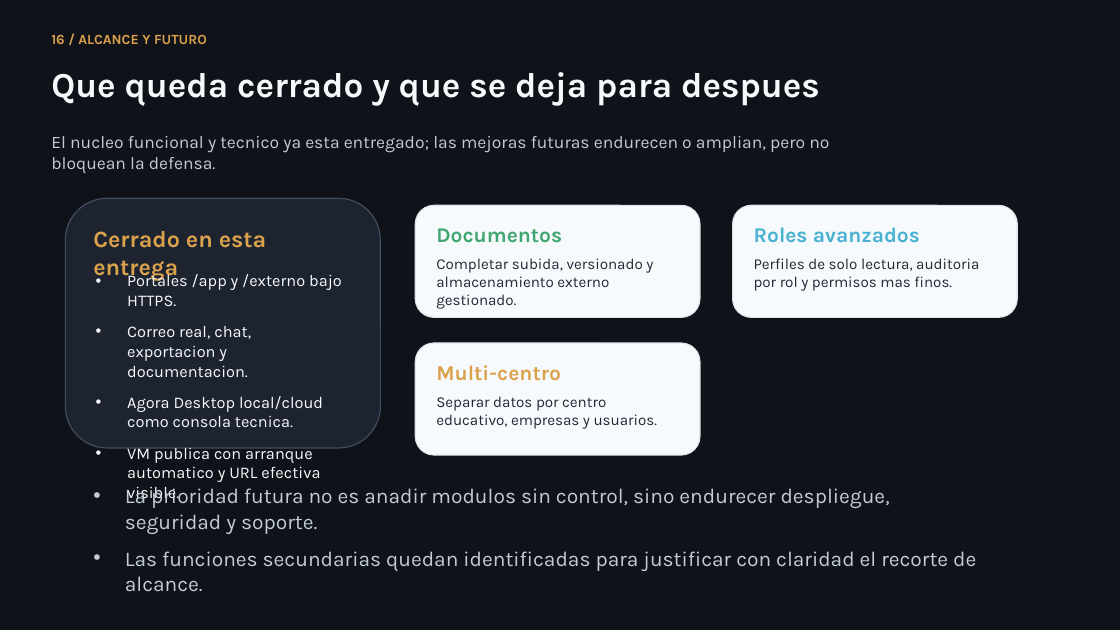
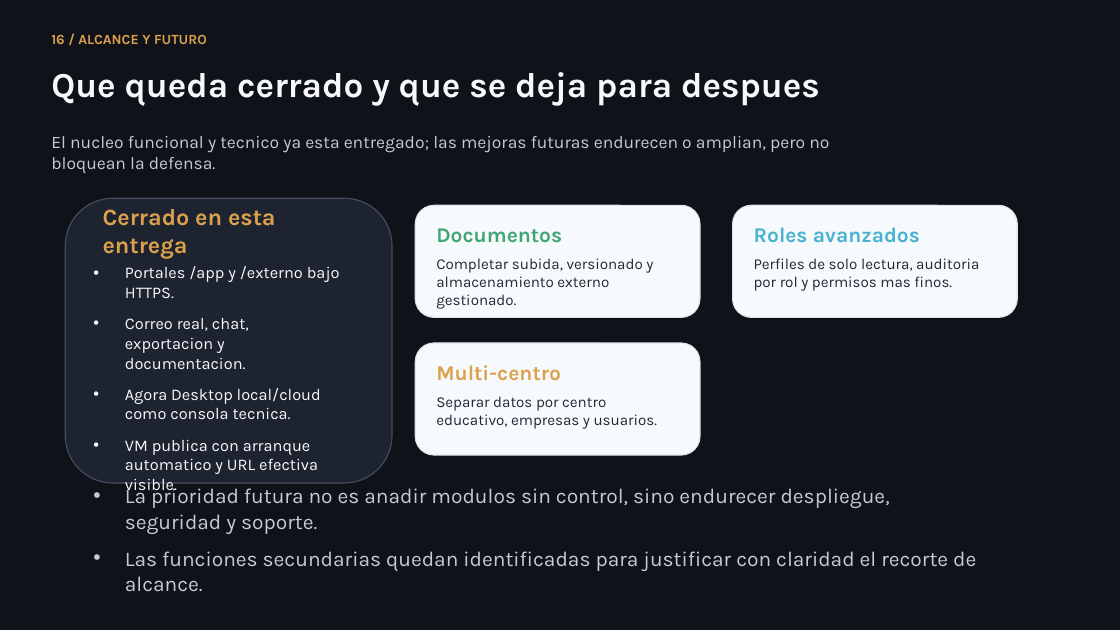
Before and after one commit to lmendez861/TFG-Agora, a slide deck: slide 17 of docs/presentacion-defensa-final.pptx. Drawn at 1120x630 pixels with LibreOffice and Linux fonts; fonts in the diff are those of the drawing. Boxes give left, top, right and bottom in pixels: in the first picture for what was removed or moved away, otherwise in the second. Text is boxed around its words. In the diff, an @@ line names an element or a change of style, - is before the commit and + after.

```diff
--- a/docs/presentacion-defensa-final.pptx
+++ b/docs/presentacion-defensa-final.pptx
@@ rounded rectangle: place and size @@
-rounded rectangle at <box>66,198,381,448</box>
+rounded rectangle at <box>66,198,392,483</box>
@@ text "Cerrado en esta entrega": place and size @@
-text "Cerrado en esta entrega" at <box>93,231,267,280</box>
+text "Cerrado en esta entrega" at <box>103,209,276,258</box>
@@ text "Portales /app y /externo bajo ..." rewrapped from <box>127,295,323,503</box> to <box>125,266,340,495</box> @@
```
Also in this commit, not shown: 7 other slides changed, 1 other file.
